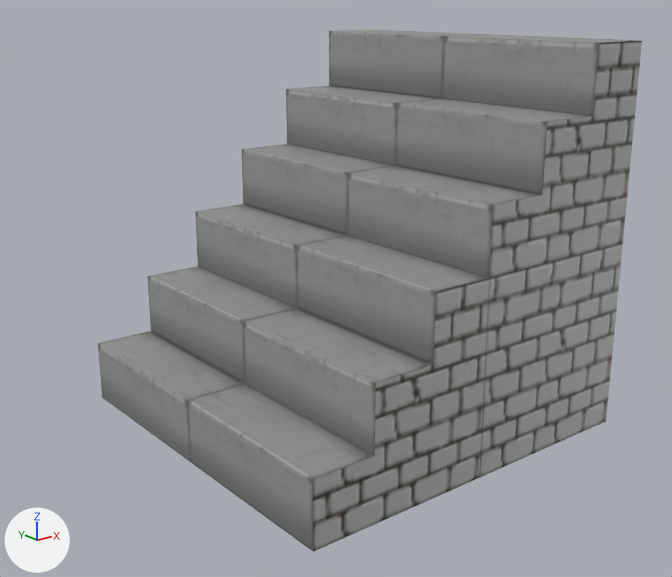
An edit to the FBX model Environment/RoomPieces/Models/stoneStairs2x2.fbx, drawn before and after from the same camera.
Before and after are seen from a 50 mm camera at (-3.03, -4.69, 2.2) aimed at (0.12, -0.75, 0.62). Every picture has the same lights, and +X, +Y and +Z are marked at lower left. The older version comes first. Where no turn or scale is listed for an object, it has been applied to the vertices.

Names of what the first picture shows: 'stoneStairs2x2'.
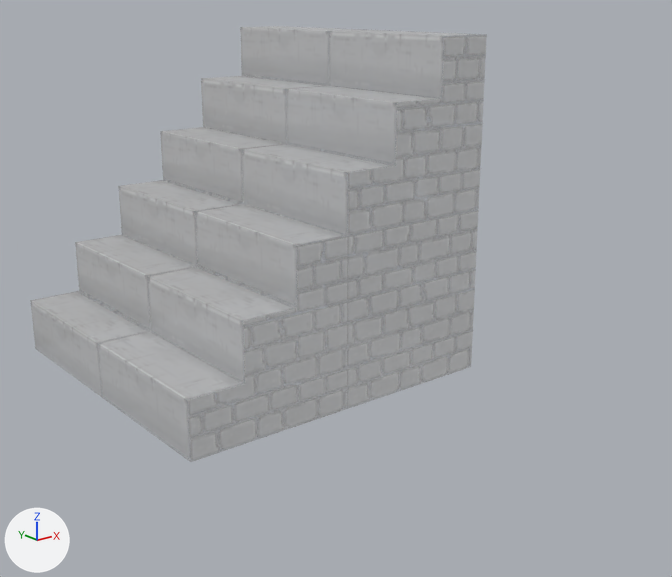
The change, as a list of edits to the scene's bpy script:
```text
Change img_architecturebasic_albedo_png:
    img_architecturebasic_albedo_png: load_image('ArchitectureBasic_Albedo.png', '_unpacked/ArchitectureBasic_Albedo.png', 512, 512, 'sRGB') -> load_image('ArchitectureBasic_Albedo.png', '../../Materials/ArchitectureBasic_Albedo.png', 512, 512, 'Non-Color')
Change mat_architecturestone_mat:
    add n3 = _N.new('ShaderNodeTexImage'); n3.name = 'Image Texture.001'
    add n3.image = img_architecturebasic_albedo_png
    where n2 = _N.new('ShaderNodeTexImage'); n2.name = 'Image Texture'
    where n0 = _N.new('ShaderNodeBsdfPrincipled'); n0.name = 'Principled BSDF'
    remove _L.new(n2.outputs[1], n0.inputs[4])  # 'Alpha' to 'Alpha'
    add _L.new(n3.outputs[0], n0.inputs[4])  # 'Color' to 'Alpha'
Change ob_stonestairs2x2:
    ob_stonestairs2x2.location: (0.0, -1.0, 0.0) -> (0.0, 0.0, 0.0)
```

Boxes [x1, y1, x2, y2] around the edits, measured in the pictures (672 x 577 px):
'stoneStairs2x2', surface changed, moved (lighter): before [98, 30, 642, 552]; after [31, 26, 487, 460]
